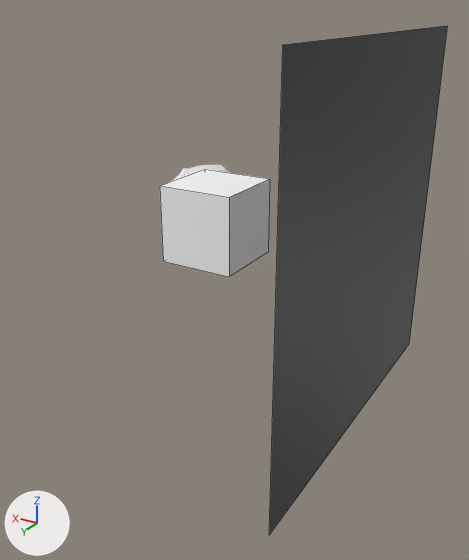
The Blender file scene.blend as it was, and as the next commit left it.
One viewpoint serves both versions: a 50 mm lens placed at (-8.62, 13.45, 5.18), pointed at (-0.37, -0.3, -1.7). The lights are fixed; the arrows at lower left show +X, +Y and +Z. Mesh edges are drawn as thin lines on the coarser meshes.

The scene before the commit, as lines of its bpy script (objects in view):
```python
me_cube = bpy.data.meshes.new('Cube')
me_cube.from_pydata(...)  # a box spanning x -1.0..1.0, y -1.0..1.0, z -1.0..1.0
me_cube.materials.append(mat_material)  # white #ffffff
me_plane = bpy.data.meshes.new('Plane')
me_plane.from_pydata([(-1.0, -1.0, 0.0), (1.0, -1.0, 0.0), (-1.0, 1.0, 0.0), (1.0, 1.0, 0.0)], [], [(0, 1, 3, 2)])
me_plane.materials.append(mat_material_001)  # black #2f2f2f
ob_cube = bpy.data.objects.new('Cube', me_cube)
ob_cube.location = (0.0, 0.0, 0.0)
ob_plane = bpy.data.objects.new('Plane', me_plane)
ob_plane.location = (-4.11, 0.0, 0.0)
ob_plane.rotation_euler = (0.0, 1.571, 0.0)  # degrees (0, 90, 0)
ob_plane.scale = (-4.6, -4.6, -4.6)
```
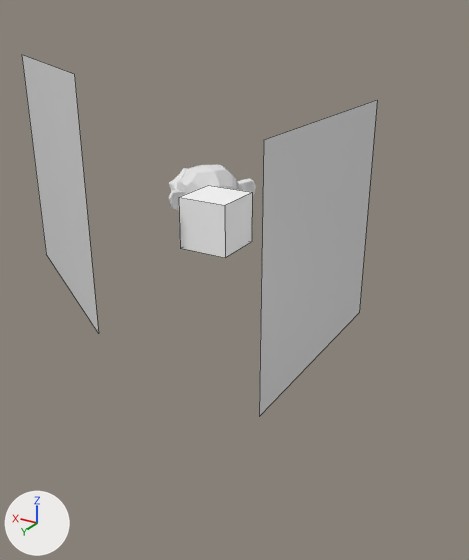
Where the change shows, as pixel boxes [x1, y1, x2, y2] in the pictures (469 x 560 px):
'Plane', recoloured, moved, rescaled (34% narrower, 38% shorter): before [269, 26, 447, 535]; after [259, 100, 377, 416]
'Plane.001', added: after [22, 55, 99, 334]
'Cube', rescaled (33% narrower, 32% shorter): before [160, 169, 270, 277]; after [179, 185, 252, 258]
'Suzanne', unchanged, uncovered by the edit: before [172, 165, 230, 181]; after [168, 165, 256, 210]

What changed in the scene script:
```text
Add mat_material_003:
    mat_material_003 = principled_material('Material.003')
    mat_material_003.base_color = (0.8, 0.8, 0.8)  # white #e7e7e7
    mat_material_003.roughness = 0.234
Change me_plane:
    where me_plane.from_pydata(...)  # 4 vertices, 1 face; spans x -1.0..1.0, y -1.0..1.0, z 0.0
    remove me_plane.materials.append(mat_material_001)  # black #2f2f2f
    add me_plane.materials.append(mat_material_003)  # white #e7e7e7
Change ob_cube:
    ob_cube.scale: (1.0, 1.0, 1.0) -> (0.676, 0.676, 0.676)
Change ob_plane:
    ob_plane.location: (-4.11, 0.0, 0.0) -> (-2.69, -0.66, -0.41)
    ob_plane.scale: (-4.6, -4.6, -4.6) -> (3.15, 3.15, 3.15)
Add ob_plane_001:
    ob_plane_001 = bpy.data.objects.new('Plane.001', me_plane.copy())  # the mesh of ob_plane
    ob_plane_001.location = (4.54, 0.98, 0.57)
    ob_plane_001.rotation_euler = (-1.571, 0.0, -0.566)  # degrees (-90, 0, -32)
    ob_plane_001.scale = (3.15, 3.15, 3.15)
```
